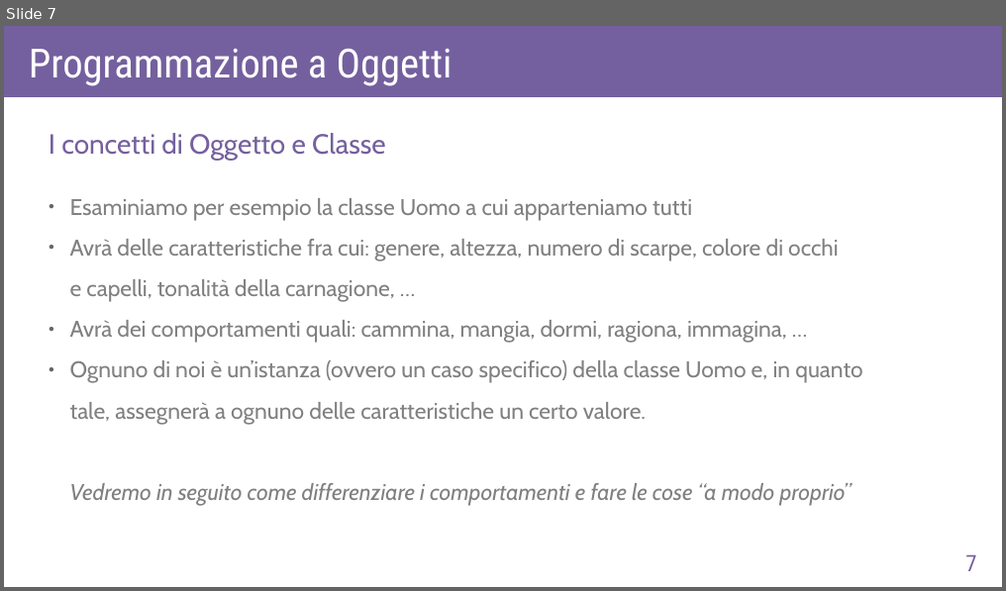
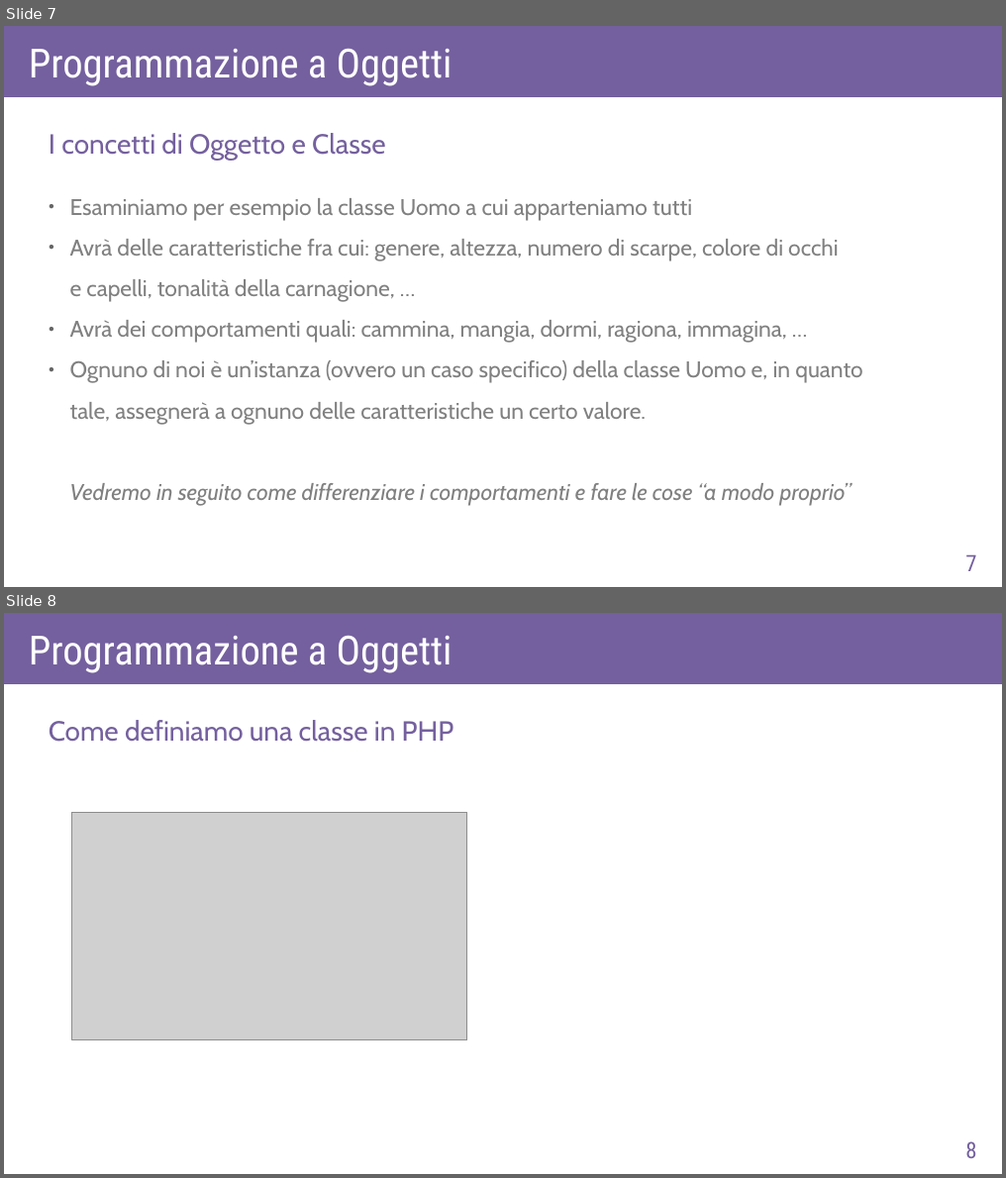
Before and after one commit to AlexF1789/corsoPHP, a slide deck: slide_odp/lezA1.odp. Shown one above the other, each under a label of ours: slide 7 before the commit, slides 7 and 8 after it. The pictures are 1006x591 and 1006x1178 pixels, drawn with LibreOffice and Linux fonts; fonts in the diff are those of the drawing; grey boxes stand for pictures. Boxes give left, top, right and bottom in pixels: in the first picture for what was removed or moved away, otherwise in the second. Text is boxed around its words. In the diff, an @@ line names an element or a change of style, - is before the commit and + after.

```diff
--- a/slide_odp/lezA1.odp
+++ b/slide_odp/lezA1.odp
@@ slide 8 added at box(4, 613, 1002, 1174), background #FFFFFF @@
@@ rectangle added at box(4, 613, 1002, 684), fill #74609E @@
@@ text added at box(29, 636, 452, 673), 32 pt, text #FFFFFF @@
+Programmazione a Oggetti
@@ text added at box(49, 720, 454, 742), 22 pt, text #74609E @@
+Come definiamo una classe in PHP
@@ picture added at box(72, 812, 467, 1041) @@
@@ page number added at box(965, 1142, 976, 1158), 18 pt, text #74609E @@
+8
```
Also in this commit, not shown: 1 slide changed, 1 other slide added, 1 slide removed, 2 other files.
